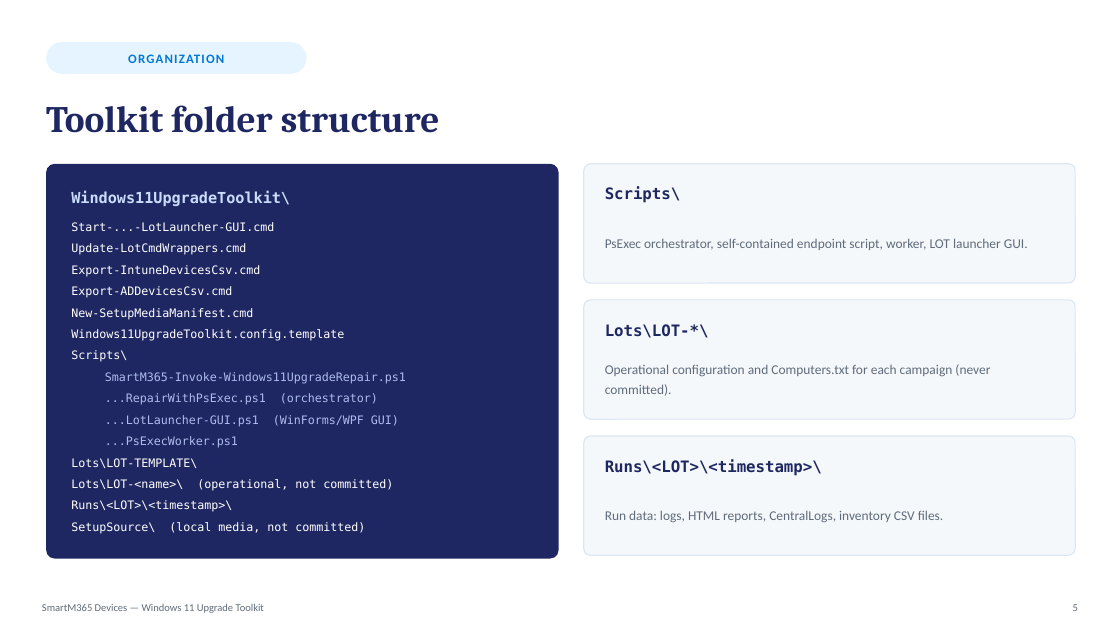
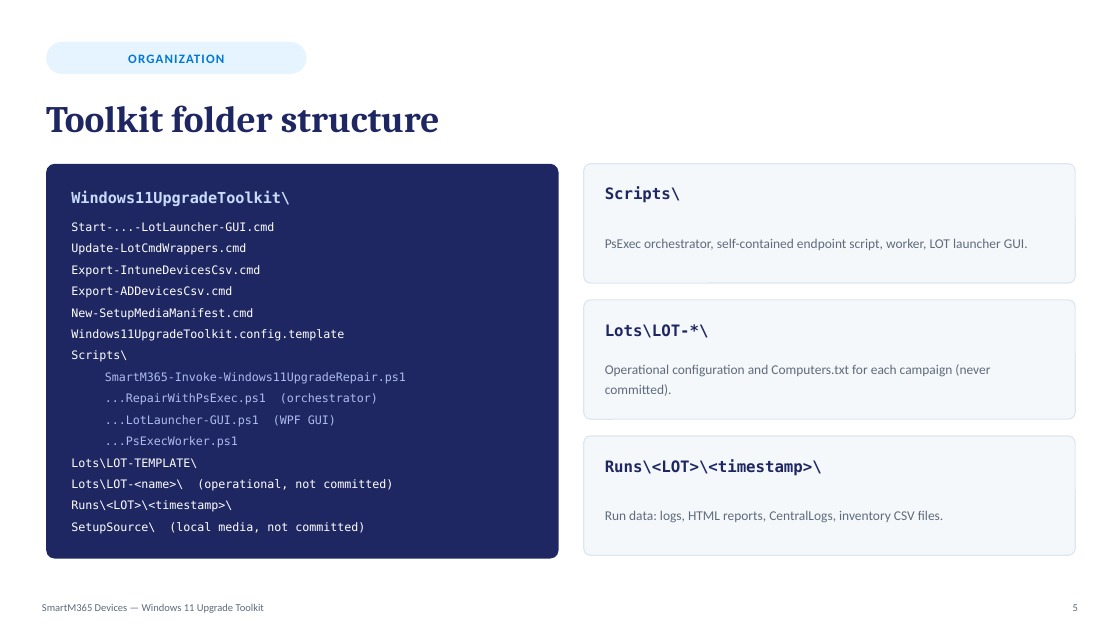
Before and after one commit to khda79/workplacecloudhub.com, a slide deck: slide 5 of SmartM365/Devices/Windows11UpgradeToolkit/Windows11UpgradeToolkit-Procedure-EN.pptx. Drawn at 1120x630 pixels with LibreOffice and Linux fonts; fonts in the diff are those of the drawing. Boxes give left, top, right and bottom in pixels: in the first picture for what was removed or moved away, otherwise in the second. Text is boxed around its words. In the diff, an @@ line names an element or a change of style, - is before the commit and + after.

```diff
--- a/SmartM365/Devices/Windows11UpgradeToolkit/Windows11UpgradeToolkit-Procedure-EN.pptx
+++ b/SmartM365/Devices/Windows11UpgradeToolkit/Windows11UpgradeToolkit-Procedure-EN.pptx
@@ text at (105,415,336,427): text changed @@
-...LotLauncher-GUI.ps1 (WinForms/WPF GUI)
+...LotLauncher-GUI.ps1 (WPF GUI)
```
Also in this commit, not shown: 1 other slide changed, 8 other files.
